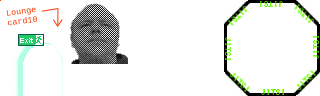
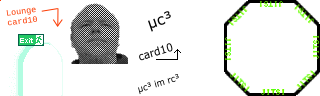
Layered file, before and after one edit (320 × 96). Changes by layer:
added layer "Paint Layer 2" above "Copy of Vector Layer 1" over [104, 9, 181, 95]
